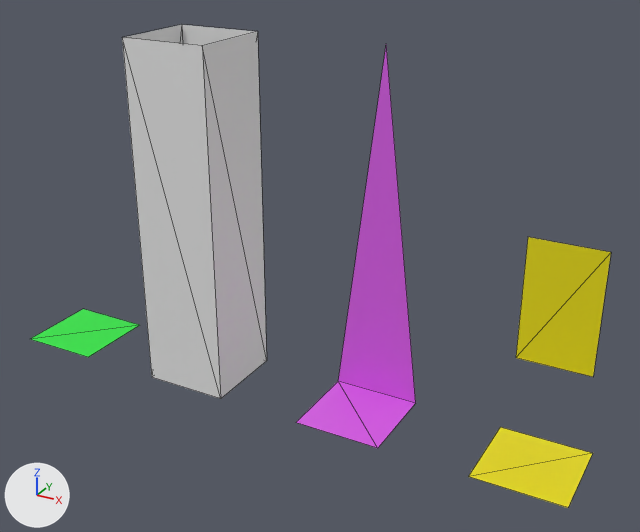
Before and after pictures for a commit that changed the glTF model assets/meshes/grid_library_source.glb.
Both versions are drawn from a 50 mm camera at (7.72, -7.62, 5.51) aimed at (3.48, 0.09, 1.65). The axes (+X, +Y, +Z) are drawn at lower left. The lights are the same throughout. The picture after the commit comes second. Mesh edges are drawn as thin lines. Vertices at exactly the same position are counted once.

Objects in the first picture: 'Alarm', 'Floor', 'Ladder', 'Wall'.
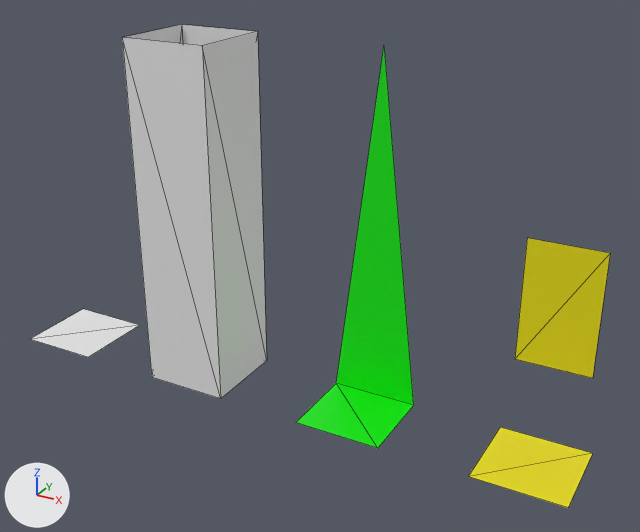
Edits to the bpy script that builds the scene:
```text
Change mat_gridmaterial_floor:
    mat_gridmaterial_floor.base_color: (0.0283, 0.8, 0.0582) -> (0.799, 0.799, 0.799)  # green #2fe744 -> white #e7e7e7
Change mat_gridmaterial_ladder:
    mat_gridmaterial_ladder.base_color: (0.695, 0.113, 0.8) -> (0.000478, 0.8, 0.0)  # pink #d95ee7 -> green #02e700
Change me_cube_002:
    used by ob_ladder; location = (4.0, 0.0, 0.0)
    remove me_cube_002.from_pydata(...)  # 5 vertices, 3 faces; spans x -0.5..0.5, y -0.5..0.5, z 0.0..4.0
    add me_cube_002.from_pydata(...)  # 5 vertices, 3 faces; spans x -0.5..0.5, y -0.5..0.45, z 0.0..4.0
    me_cube_002 part 1: the whole mesh is scaled about its middle by (1, 0.95, 1), then moved by (0.0, -0.03, 0.0)
```

What differs and where, as boxes (x1, y1, x2, y2) in the pictures (640 x 532 px):
'Ladder', recoloured, rescaled (pink to green)
    before: (296, 46, 416, 448)
    after: (296, 48, 414, 448)
'Floor', recoloured (green to white)
    both: (31, 309, 139, 357)
